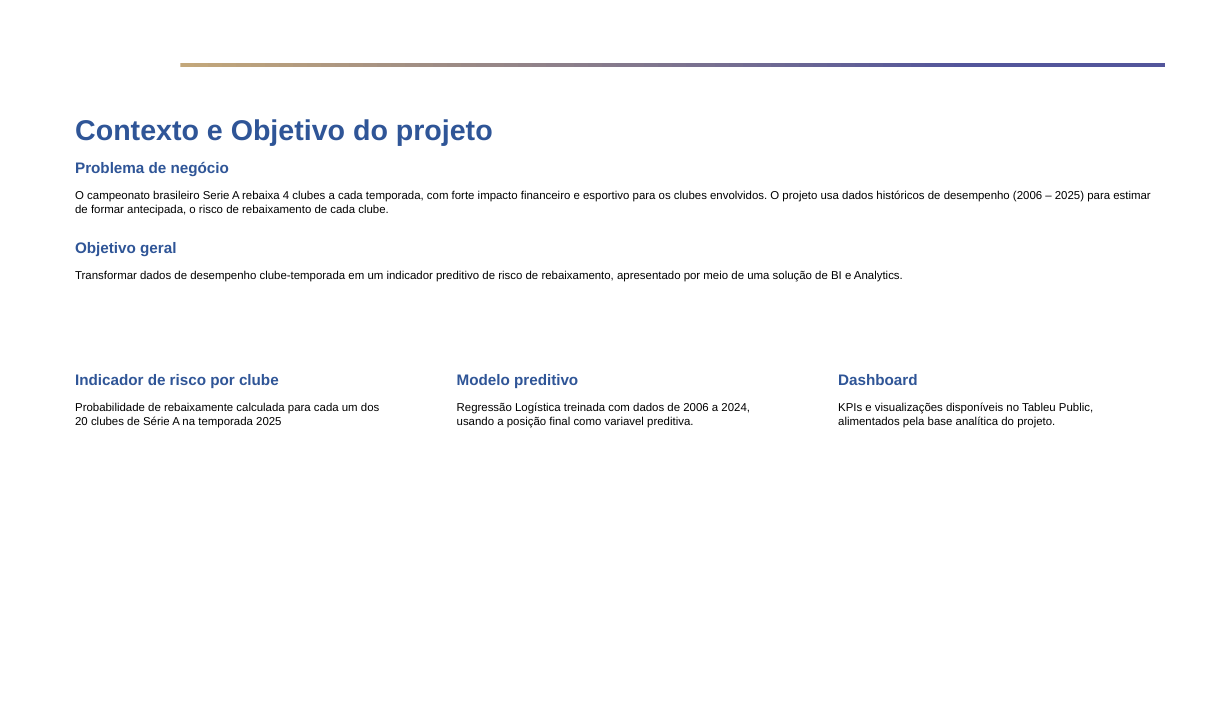
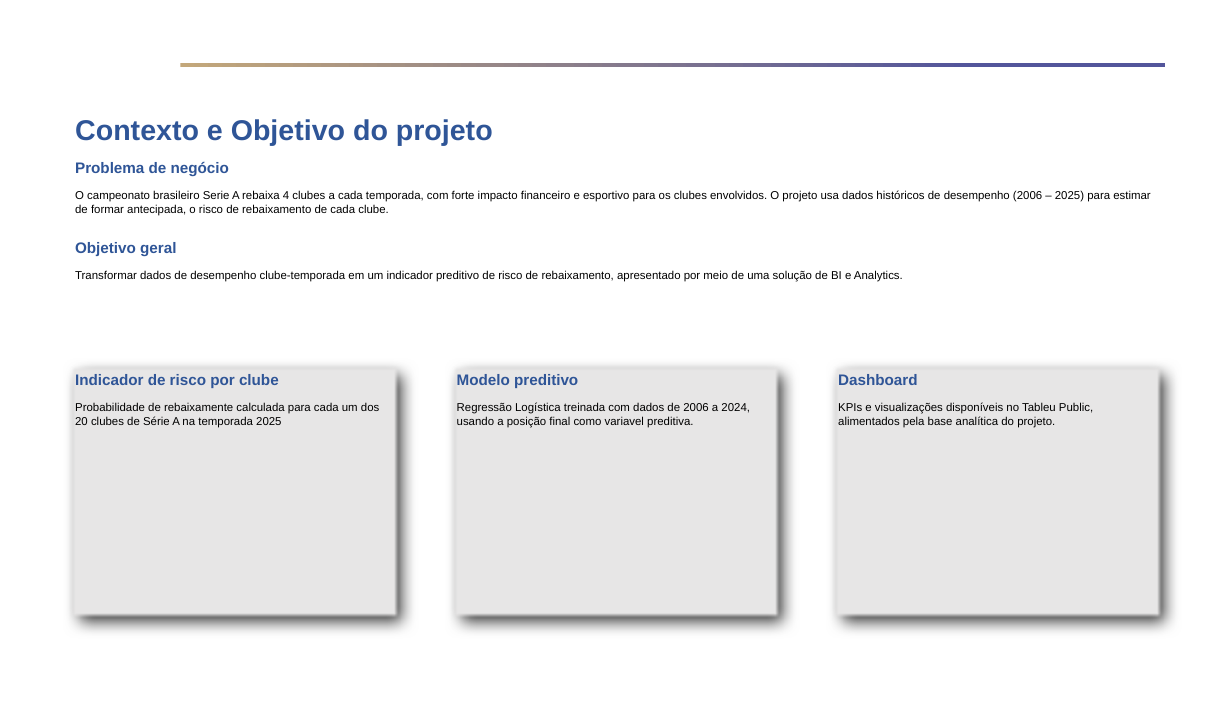
Before and after one commit to FelipePinheiro964/Projeto-Em-Business-Intelligence-e-Analytics, a slide deck: slide 3 of docs/Template - Fase 2 - Apresentação Executiva - Projeto em Business Intelligence e Analytics.pptx. Drawn at 1232x721 pixels with LibreOffice and Linux fonts; fonts in the diff are those of the drawing; background and template pictures are left out. Boxes give left, top, right and bottom in pixels: in the first picture for what was removed or moved away, otherwise in the second. Text is boxed around its words. In the diff, an @@ line names an element or a change of style, - is before the commit and + after.

```diff
--- a/docs/Template - Fase 2 - Apresentação Executiva - Projeto em Business Intelligence e Analytics.pptx
+++ b/docs/Template - Fase 2 - Apresentação Executiva - Projeto em Business Intelligence e Analytics.pptx
@@ 3 rectangles: place and size @@
-3 rectangles at (75,374,1093,428)
+3 rectangles at (70,365,1162,619)
@@ fill none to #E7E6E6; shadow on in 3 elements at (70,365,400,619), (451,365,781,619), (832,365,1162,619) @@
```
Also in this commit, not shown: 1 other slide changed.
